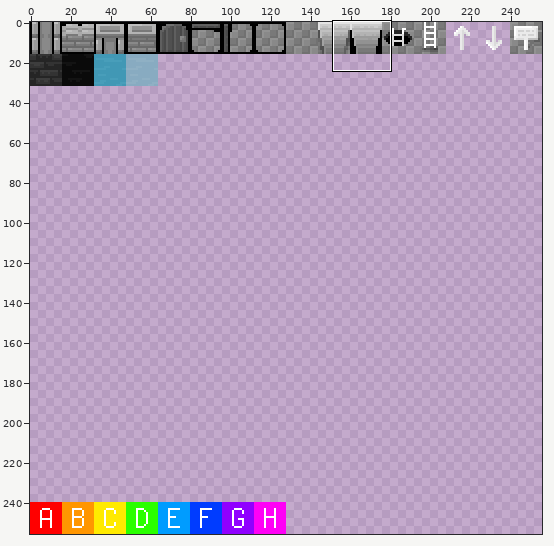
Two states of a sprite sheet, src/main/resources/tiles.png. The first picture is a wide view before the edit; the outline marks the close-up.
Close-up. The starting point:
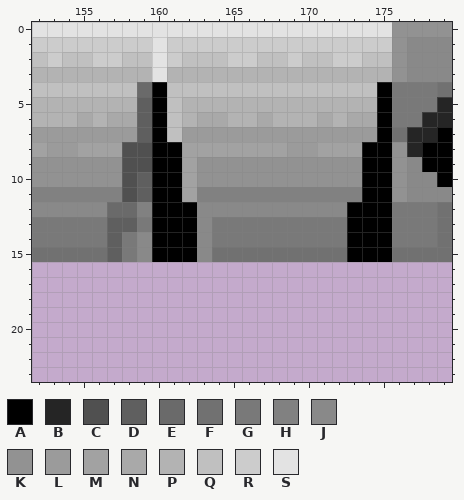
The file is 256x256 pixels. Colours within 5 levels of each other are drawn and written as one. Shown: x 152..179, y 0..23.
Palette (. is transparent): A #000000  B #252525  C #505050  D #5f5f5f  E #6a6a6a  F #717171  G #797979  H #818181  J #898989  K #929292  L #9b9b9b  M #a2a2a2  N #a9a9a9  P #b3b3b3  Q #c0c0c0  R #cccccc  S #e3e3e3
Pixels before, first column x 152:
 0 SSSSSSSSSSSSSSSSSSSSSSSSKKKK
 1 RRRRRRRRSRRRRRRRRRRRRRRRKJJJ
 2 QRQQRRQQSRQQQRRQQRQQRRQQKJJJ
 3 PPPPPPPPSPPPPPPPPPPPPPPPKJJJ
 4 QQQQQQQEAQQQQQQQQQQQQQQAGGGF
 5 PPPPPPPDAQPPPPPPPPPPPPPAGGGB
 6 PPPNPNNDAQPNNPPNPPPNPNNAGGBB
 7 LLLLLLLDAQLLLLLLLLLLLLLAFBBA
 8 MLLMMMCCAAMMMMMMMLLMMMAAKBAA
 9 KKKKKKCCAAMKKKKKKKKKKKAAKJAA
10 KKKKKKCDAAMKKKKKKKKKKKAAKJJA
11 HHHHHHCDAAMHHHHHHHHHHHAAKJJJ
12 JJJJJEEHAAAJJJJJJJJJJAAAGGGF
13 GGGGGDDGAAAJGGGGGGGGGAAAGGGF
14 GGGGGDGJAAAJGGGGGGGGGAAAGGGF
15 FFFFFDGJAAAJFFFFFFFFFAAAFFFF
After:
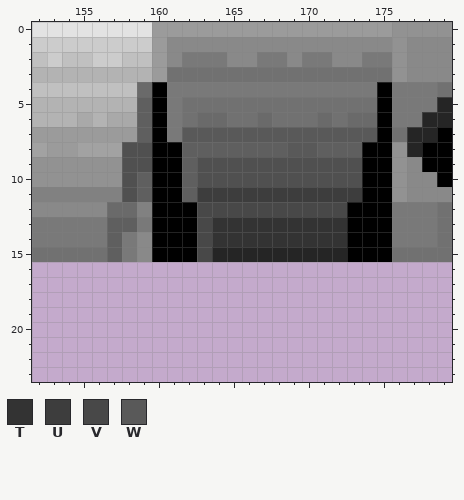
Colours new in this view: T #333333  U #3d3d3d  V #484848  W #595959
Changes in this commit:
Colour F becomes colour B in row 15 at x 164 to 172.
Colour K becomes colour C in rows 9 to 10 at x 163 to 173.
Colour M becomes colour D in row 8 at x 162 to 168 and 171 to 173; in rows 9 to 11 at x 162.
Colour N becomes colour E in row 6 at x 163 to 164, 167, 171 and 173 to 174.
Colour P becomes colour F in row 3 at x 161 to 175; in row 5 at x 162 to 174; in row 6 at x 162, 165 to 166, 168 to 170 and 172.
Colour Q becomes colour G in row 2 at x 162 to 164, 167 to 168, 170 to 171 and 174 to 175; in row 4 at x 161 to 174; in rows 5 to 7 at x 161.
Colour R becomes colour J in row 1 at x 161 to 175; in row 2 at x 161, 165 to 166, 169 and 172 to 173.
Colour S becomes colour L in row 0 at x 160 to 175; in rows 1 to 3 at x 160.
Colour G becomes colour T in rows 13 to 14 at x 164 to 172.
Colour H becomes colour U in row 11 at x 163 to 173.
Colour J becomes colour V in row 12 at x 163 to 172; in rows 13 to 15 at x 163.
Colour L becomes colour W in row 7 at x 162 to 174; in row 8 at x 169 to 170.
Pixel boxes of the changes (left, top, right, bottom) in both close-ups:
changed: (152, 22, 392, 262)
